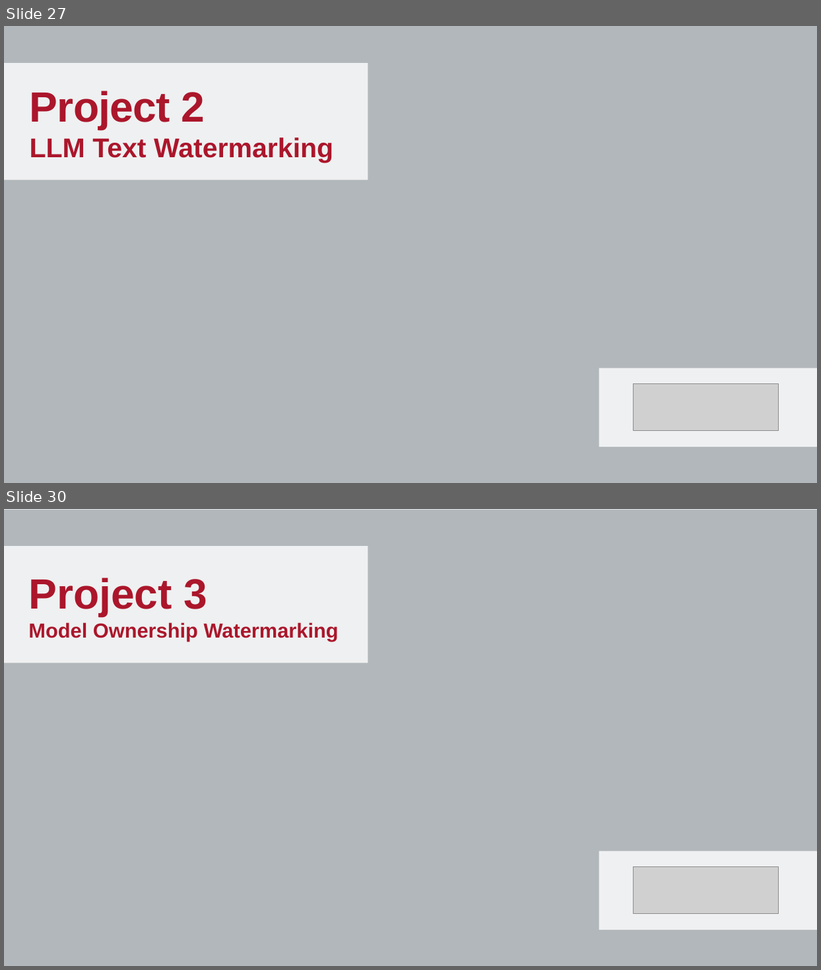
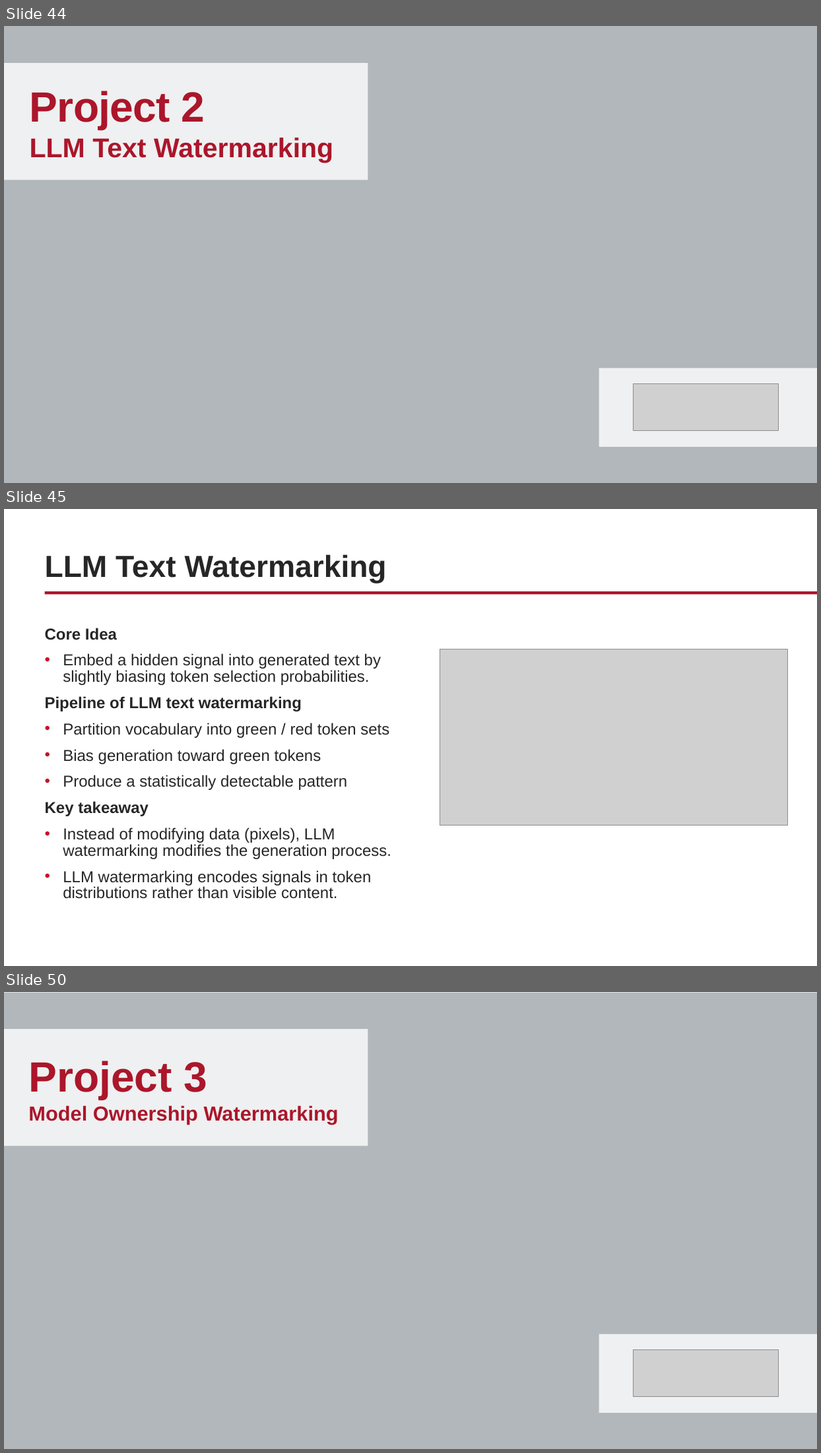
Before and after one commit to WPI-LIONS-Group/NAIRR-Workshops, a slide deck: 2.2/2.2 NAIRR Workshop.pptx. Shown one above the other, each under a label of ours: slides 27 and 30 before the commit, slides 44, 45 and 50 after it; the slides between them are not shown. The pictures are 821x970 and 821x1453 pixels, drawn with LibreOffice and Linux fonts; fonts in the diff are those of the drawing; grey boxes stand for pictures; background and template pictures are left out. Boxes give left, top, right and bottom in pixels: in the first picture for what was removed or moved away, otherwise in the second. Text is boxed around its words. In the diff, an @@ line names an element or a change of style, - is before the commit and + after.

```diff
--- a/2.2/2.2 NAIRR Workshop.pptx
+++ b/2.2/2.2 NAIRR Workshop.pptx
@@ slide 45 added at [4, 509, 817, 966], background #FFFFFF; not listed: 1 template element that a slide beside it also shows @@
@@ title added at [45, 555, 387, 584], 36 pt, text #272626, bold @@
+LLM Text Watermarking
@@ text added at [45, 654, 391, 899], 18.7 pt, text #272626 @@
+Core Idea
+• Embed a hidden signal into generated text by slightly biasing token selection probabilities.
+Pipeline of LLM text watermarking
+• Partition vocabulary into green / red token sets
+• Bias generation toward green tokens
+• Produce a statistically detectable pattern
+Key takeaway
+• Instead of modifying data (pixels), LLM watermarking modifies the generation process.
+• LLM watermarking encodes signals in token distributions rather than visible content.
@@ picture added at [440, 650, 789, 825] @@
@@ what was slide 27 is now slide 44 @@
@@ what was slide 30 is now slide 50 @@
```
Also in this commit, not shown: 8 slides changed, 33 other slides added, 9 slides removed, 2 other files.
